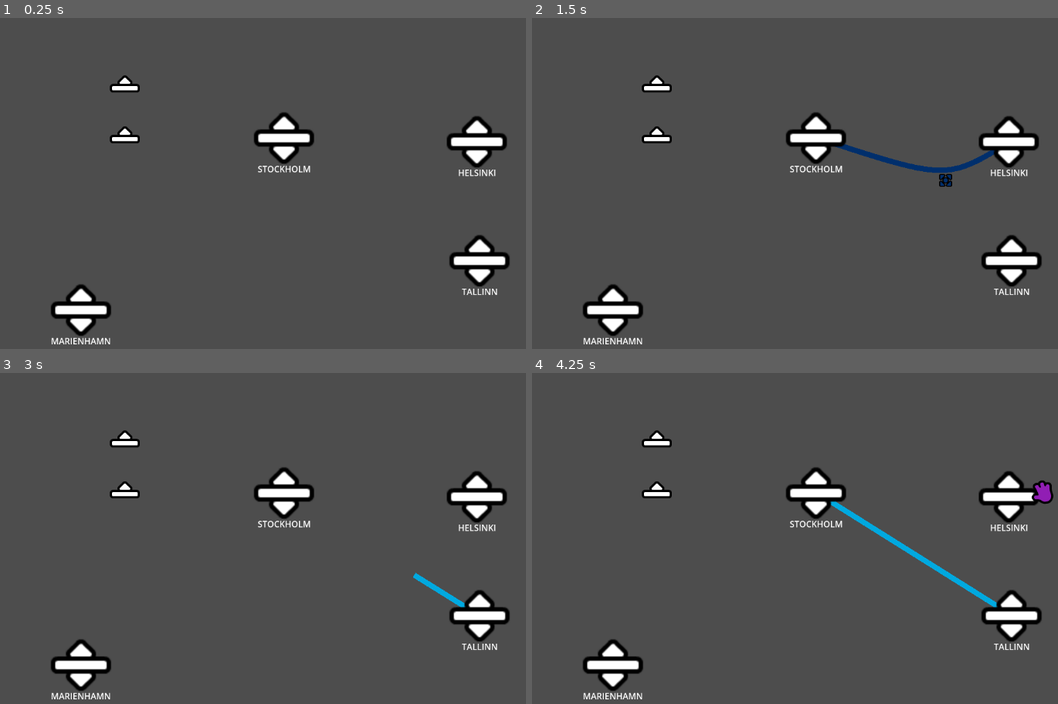
Above: before the commit, frames 1-4 (two rows, left to right).
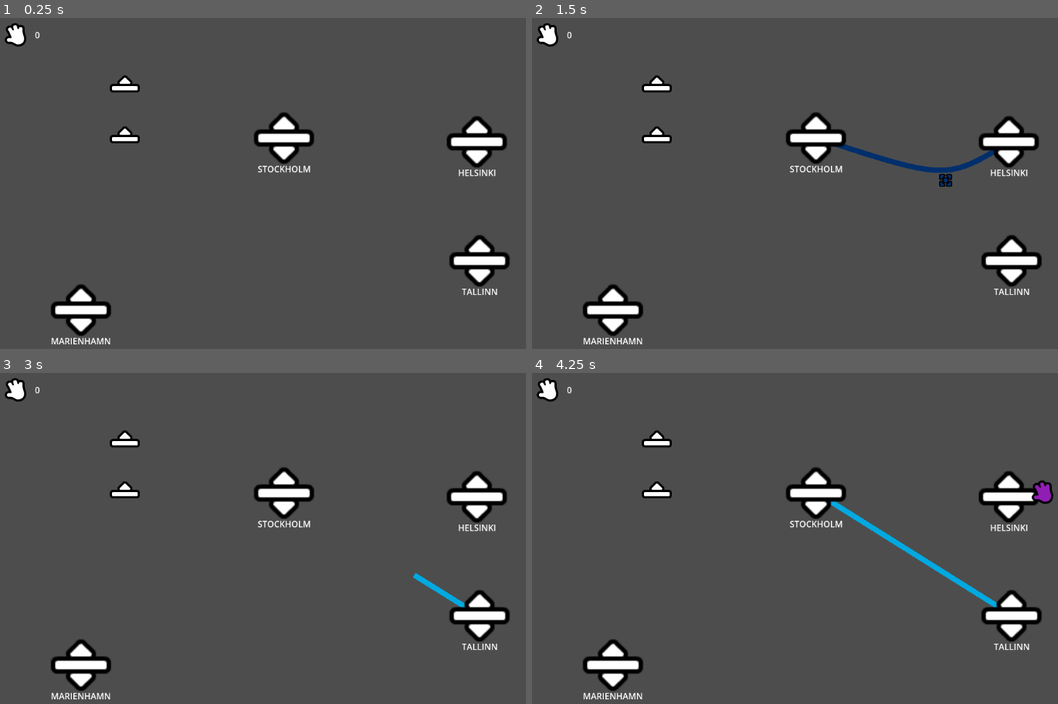
Above: after the commit, the same moments.

Repository: Levartar/mini-ferries
Game: Godot game, scene res://src/levels/test_ports.tscn
Two runs of this game, one before a commit and one after it. Both use one fixed random seed, a clock stepped at 60 frames per second and the inputs below. This scene is started directly instead of the project's main scene.
Inputs (mouse positions are in pixels of both pictures, inside the frame that each line leads up to):
- Up to frame 1 (0.25 s): no input
- Up to frame 2 (1.5 s): tap Enter at 0.5 s; drag from (1010, 140) to (816, 137) at 0.52 s; tap Space at 1.25 s; drag from (910, 140) to (1010, 259) at 1.27 s
- Up to frame 3 (3 s): tap Enter at 2 s; move the mouse to (284, 492) at 2.02 s; click (284, 492) at 2.17 s; tap Space at 2.75 s; drag from (478, 614) to (284, 492) at 2.77 s
- Up to frame 4 (4.25 s): tap Enter at 3.5 s; drag from (915, 555) to (1010, 614) at 3.52 s

The runs differ from the first frame. In frame 1, 0.2% of the frame differs, in the area x 0-8%, y 1-9%; in frame 2, 0.2%; in frame 3, 0.2%; in frame 4, 0.2%.

Commit message:
add score ui element

Diff:
--- a/src/levels/test_ports.tscn
+++ b/src/levels/test_ports.tscn
@@ -3,6 +3,7 @@
 [ext_resource type="PackedScene" uid="uid://d2pc4x03jiacl" path="res://src/scripts/line-manager/LineManager.tscn" id="1_crpo1"]
 [ext_resource type="PackedScene" uid="uid://b1x38aye2hryc" path="res://src/entities/Port.tscn" id="1_d3unv"]
 [ext_resource type="PackedScene" uid="uid://q5dnrey14wfx" path="res://src/entities/ferry/Ferry.tscn" id="2_jxqds"]
+[ext_resource type="PackedScene" uid="uid://cxyk465q78udg" path="res://src/ui/ScoreUi.tscn" id="4_pidaj"]
 
 [node name="TestPorts" type="Node2D" unique_id=1757097284]
 
@@ -28,3 +29,12 @@
 
 [node name="Ferry2" parent="." unique_id=1037342684 instance=ExtResource("2_jxqds")]
 position = Vector2(236, 131)
+
+[node name="ScoreUi" parent="." unique_id=1289090932 instance=ExtResource("4_pidaj")]
+anchors_preset = 0
+anchor_right = 0.0
+anchor_bottom = 0.0
+offset_right = 69.0
+offset_bottom = 64.0
+grow_horizontal = 1
+grow_vertical = 1
--- a/src/ui/ScoreUi.tscn
+++ b/src/ui/ScoreUi.tscn
@@ -1,9 +1,22 @@
 [gd_scene format=3 uid="uid://cxyk465q78udg"]
 
-[node name="ScoreUi" type="Control" unique_id=1059370171]
-layout_mode = 3
+[ext_resource type="Script" uid="uid://fcnmixftnmxg" path="res://src/ui/score_ui.gd" id="1_vwfqy"]
+[ext_resource type="Texture2D" uid="uid://d2p26cpmqu8ba" path="res://assets/sprites/icons/hand_small_open.png" id="2_ctmp5"]
+
+[node name="ScoreUi" type="MarginContainer" unique_id=1289090932]
 anchors_preset = 15
 anchor_right = 1.0
 anchor_bottom = 1.0
 grow_horizontal = 2
 grow_vertical = 2
+script = ExtResource("1_vwfqy")
+
+[node name="HBoxContainer" type="HBoxContainer" parent="." unique_id=1043098420]
+layout_mode = 2
+
+[node name="TextureRect" type="TextureRect" parent="HBoxContainer" unique_id=2096634031]
+layout_mode = 2
+texture = ExtResource("2_ctmp5")
+
+[node name="Label" type="Label" parent="HBoxContainer" unique_id=1099500544]
+layout_mode = 2
--- /dev/null
+++ b/src/ui/score_ui.gd
@@ -0,0 +1,24 @@
+extends MarginContainer
+
+@onready var score_label = $HBoxContainer/Label
+
+var total_passengers: int = 0
+
+func _ready():
+	# Initialize the text
+	_update_display()
+
+	# Listen for the global delivery signal
+	GameSignals.passengers_delivered.connect(_on_passengers_delivered)
+
+func _on_passengers_delivered(count: int):
+	total_passengers += count
+	_update_display()
+
+	# Optional: Add a small "pop" animation when the score increases
+	var tween = create_tween()
+	tween.tween_property(self, "scale", Vector2(1.2, 1.2), 0.1)
+	tween.tween_property(self, "scale", Vector2(1.0, 1.0), 0.1)
+
+func _update_display():
+	score_label.text = str(total_passengers)
Not shown, added: src/ui/score_ui.gd.uid
